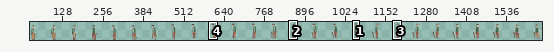
Edited in one commit: sprite sheet (TakeABreak_Unity/Assets/Sprites/Jugador/Jugador_sentandose.png). The first picture is a wide view before the edit; the outline marks the close-up.
Close-up. Before:
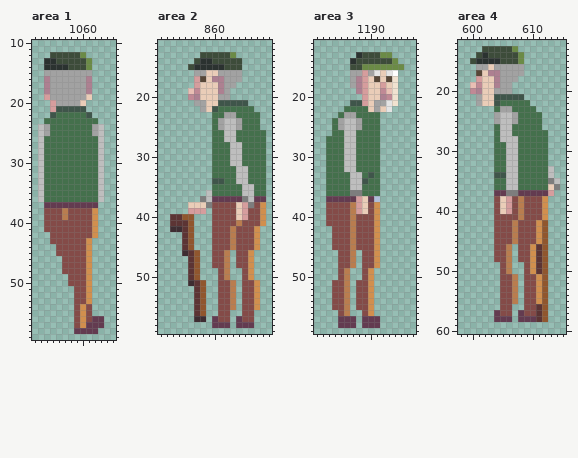
The file is 1664x64 pixels. Colours within 5 levels of each other are drawn and written as one. Shown: area 1: x 1052..1065, y 10..59; area 2: x 851..869, y 11..59; area 3: x 1181..1197, y 11..59; area 4: x 598..615, y 12..60. The wide view leaves out empty margins. The commit also changed other parts of the picture, which this record leaves out.
New version:
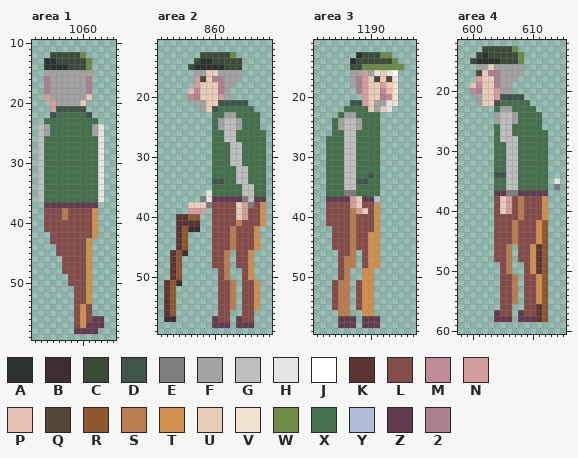
Palette (. is transparent): A #2b3230  B #3e2d32  C #3d4c3a  D #3f554a  E #7d7d7d  F #a2a2a2  G #bebebe  H #e4e4e4  J #ffffff  K #5c3434  L #844b48  M #c08995  N #d69d9d  P #e9bfb4  Q #574738  R #90562e  S #b97d4f  T #d18f4e  U #eacdb8  V #f1e2d0  W #6b8b46  X #44704c  Y #b1bed9  Z #633b50  2 #ad8091
Diff:
--- area 1
@@ x 1061..1065 @@
 23 XX...
-24 XFG..
-25 XFG..
-26 XXG..
-27 XXG..
-28 XXG..
-29 XXG..
-30 XXG..
-31 XXG..
-32 XXG..
-33 XXG..
-34 XXG..
-35 XXG..
-36 XXG..
+24 XFH..
+25 XFH..
+26 XXH..
+27 XXH..
+28 XXH..
+29 XXH..
+30 XXH..
+31 XXH..
+32 XXH..
+33 XXH..
+34 XXH..
+35 XXH..
+36 XXH..
 37 ZZ...
--- area 2
@@ x 859..863 @@
 19 UU2F.
-20 UUFF.
+20 UUNF.
 21 UUDDD
@@ x 851..861 @@
 35 .........XX
-36 ........GXX
-37 .......EGZZ
+36 ........HXX
+37 .......EHZZ
 38 .....UUUELL
 39 .....NNN.LL
-40 ..KKRR...LL
-41 ..KKKR...LL
-42 ..BBKR...LL
-43 ....KR...LL
-44 ....KR...LL
-45 ....KR...LL
-46 ....BKR..LL
-47 .....KR..LL
-48 .....KR..LL
-49 .....KR...L
-50 .....KR...L
-51 .....BKR..L
-52 ......KR..L
-53 ......KR..L
-54 ......KR..L
-55 ......KR..L
-56 ......KR..L
-57 ......BB.ZL
+40 ...KKRR..LL
+41 ...KKKK..LL
+42 ...KRBB..LL
+43 ...KR....LL
+44 ...KR....LL
+45 ...KR....LL
+46 ..KRB....LL
+47 ..KR.....LL
+48 ..KR.....LL
+49 ..KR......L
+50 ..KR......L
+51 .KRB......L
+52 .KR.......L
+53 .KR.......L
+54 .KR.......L
+55 .KR.......L
+56 .KR.......L
+57 .BB......ZL
 58 .........ZZ
--- area 3
@@ x 1184..1191 @@
 32 XXGGXXXX
-33 XXXGGXDX
-34 XXXGGDXX
-35 XXXGGXXX
-36 XXXEEXXX
-37 ZZZZNUZY
-38 LLLSNULT
+33 XXGGXXDX
+34 XXGGDDXX
+35 XXGGXXXX
+36 XXEEXXXX
+37 ZZZNUZZY
+38 LLLNULLT
 39 LLLSNULT
@@ x 1183..1192 @@
 42 .LLLSLLLT.
-43 .LLLSLLLT.
-44 .LLLSLLLT.
-45 .LLLSLLLT.
-46 ..LLS.LLT.
-47 ..LLS.LLT.
-48 ..LLS.LLT.
-49 ..LS..LT..
-50 ..LS..LT..
-51 .LLS.LLT..
-52 .LLS.LLT..
-53 .LLS.LLT..
-54 .LLS.LLT..
-55 .LLS.LLT..
-56 ..LS..LT..
+43 .LLLSLLTT.
+44 .LLLSLLTT.
+45 .LLLSLLTT.
+46 ..LLS.LTT.
+47 ..LSS.LTT.
+48 ..LSS.LTT.
+49 ..LS..TT..
+50 ..LS..TT..
+51 .LSS.LTT..
+52 .LSS.LTT..
+53 .LSS.LTT..
+54 .LSS.LTT..
+55 .LSS.LTT..
+56 ..SS..TT..
 57 ..ZZZ.ZZZ.
--- area 4
@@ x 602..606 @@
 19 UU2FF
-20 UUFFF
-21 UUDDD
+20 UUNFF
+21 UUNDD
 22 UUDXX
@@ x 611..615 @@
 32 XX...
-33 XXG..
-34 XXG..
-35 XXEG.
-36 XXUE.
-37 ZZN..
+33 XX...
+34 XX...
+35 XX.H.
+36 XX.E.
+37 ZZ...
 38 LT...
Boxes around the changes in both close-ups, in picture pixels (x1, y1, x2, y2):
changed: (98, 124, 104, 202)
changed: (218, 94, 224, 100)
changed: (164, 190, 212, 322)
changed: (338, 172, 374, 316)
changed: (494, 88, 500, 100)
changed: (548, 166, 560, 196)
